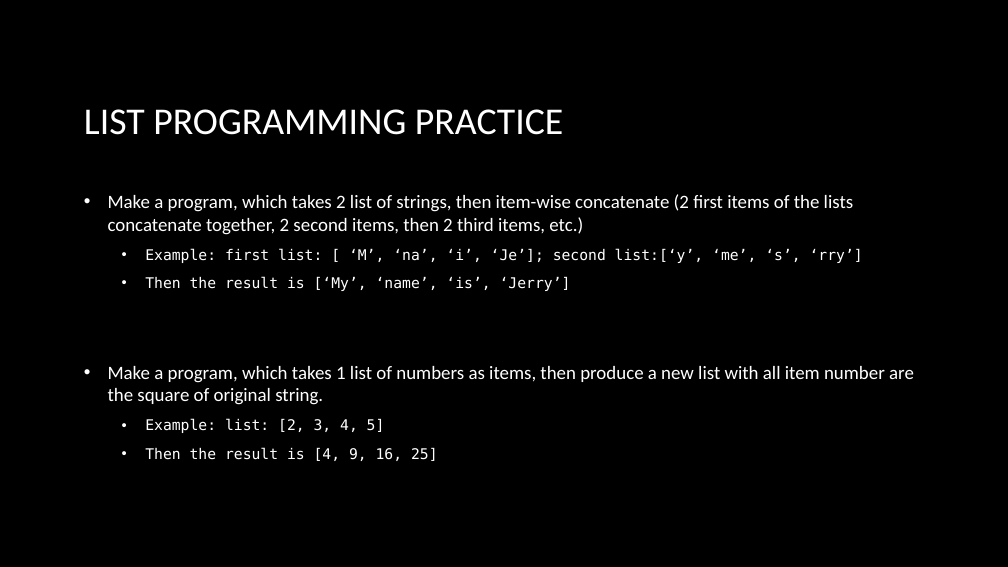
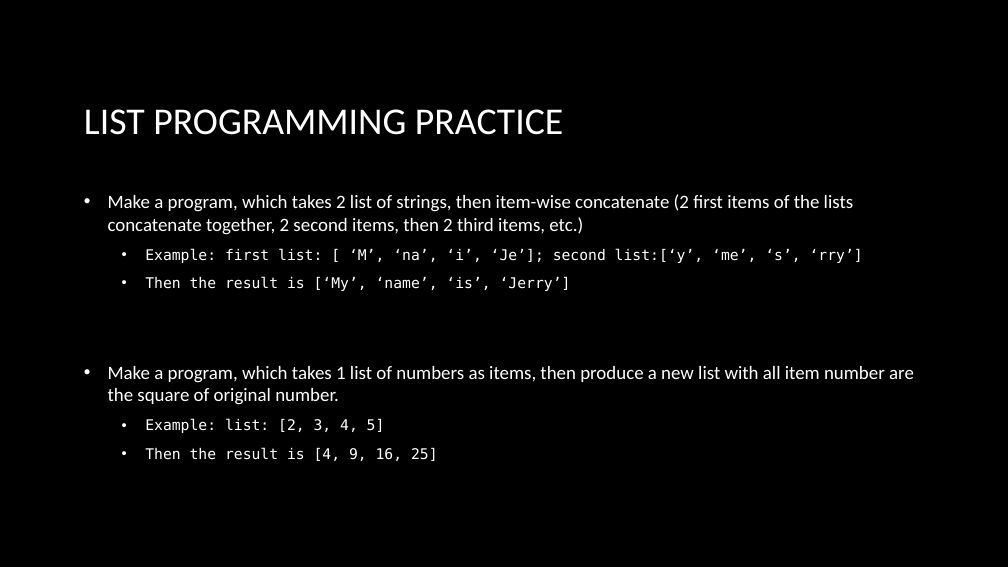
Before and after one commit to bon-netizen/Python-Class-Beginner, a slide deck: slide 5 of Py B - unit 3p.pptx. Drawn at 1008x567 pixels with LibreOffice and Linux fonts; fonts in the diff are those of the drawing; background and template pictures are left out. Boxes give left, top, right and bottom in pixels: in the first picture for what was removed or moved away, otherwise in the second. Text is boxed around its words. In the diff, an @@ line names an element or a change of style, - is before the commit and + after.

Commit message:
update practice

```diff
--- a/Py B - unit 3p.pptx
+++ b/Py B - unit 3p.pptx
@@ text at bbox=[108, 366, 914, 405]: text changed @@
-• Make a program, which takes 1 list of numbers as items, then produce a new list with all item number are the square of original string.
+• Make a program, which takes 1 list of numbers as items, then produce a new list with all item number are the square of original number.
```
Also in this commit, not shown: 1 other slide changed, 3 other files.
